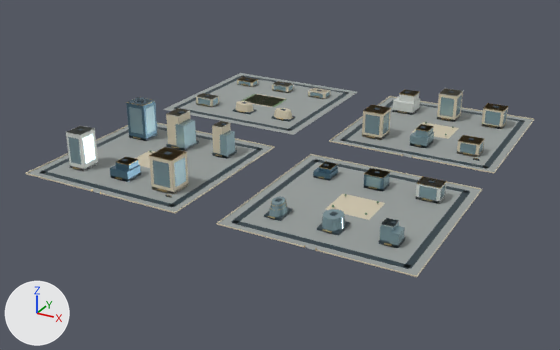
Two versions of the glTF model web/public/assets/3d/ampliworld/GC-CITY-2030/GC-TILE-14-07.glb, one commit apart.
Camera for both pictures: a 50 mm lens placed at (4668.0, 6693.0, 576.0), pointed at (3980.0, 7944.0, -50.0). The axes (+X, +Y, +Z) are drawn at lower left. The lights are the same throughout. The first picture is the older version. Where no turn or scale is listed for an object, it has been applied to the vertices. Vertices at exactly the same position are counted once.

The older version as bpy lines, for what is in view:
```python
ob_gc_tile_14_07_blue = bpy.data.objects.new('GC-TILE-14-07-blue', me_mesh_9)
ob_gc_tile_14_07_blue.location = (0.0, 0.0, 0.0)
ob_gc_tile_14_07_dark = bpy.data.objects.new('GC-TILE-14-07-dark', me_mesh_1)
ob_gc_tile_14_07_dark.location = (0.0, 0.0, 0.0)
ob_gc_tile_14_07_glass = bpy.data.objects.new('GC-TILE-14-07-glass', me_mesh_4)
ob_gc_tile_14_07_glass.location = (0.0, 0.0, 0.0)
ob_gc_tile_14_07_gold = bpy.data.objects.new('GC-TILE-14-07-gold', me_mesh_3)
ob_gc_tile_14_07_gold.location = (0.0, 0.0, 0.0)
ob_gc_tile_14_07_ivory = bpy.data.objects.new('GC-TILE-14-07-ivory', me_mesh_2)
ob_gc_tile_14_07_ivory.location = (0.0, 0.0, 0.0)
ob_gc_tile_14_07_paving = bpy.data.objects.new('GC-TILE-14-07-paving', me_mesh_0)
ob_gc_tile_14_07_paving.location = (0.0, 0.0, 0.0)
ob_gc_tile_14_07_white = bpy.data.objects.new('GC-TILE-14-07-white', me_mesh_5)
ob_gc_tile_14_07_white.location = (0.0, 0.0, 0.0)
```
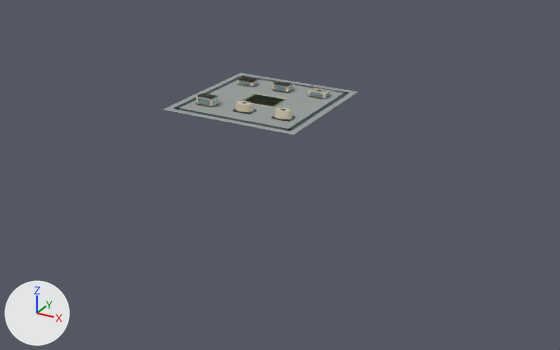
The change in detail:
me_mesh_0 is used by ob_gc_tile_14_07_paving; location (0.0, 0.0, 0.0).
me_mesh_0 had 32 vertices, 48 faces and spanned x 3621.0..4379.0, y 7621.0..8379.0, z 0.0.
me_mesh_0 now has 8 vertices, 12 faces and spans x 3621.0..3959.0, y 8041.0..8379.0, z 0.0.
me_mesh_0 part 1: the loose piece of 8 vertices spanning x 4041.0..4379.0, y 8041.0..8379.0, z 0.0 is deleted.
me_mesh_0 part 2: the loose piece of 8 vertices spanning x 3621.0..3959.0, y 7621.0..7959.0, z 0.0 is deleted.
me_mesh_0 part 3: the loose piece of 8 vertices spanning x 4041.0..4379.0, y 7621.0..7959.0, z 0.0 is deleted.
me_mesh_1 is used by ob_gc_tile_14_07_dark; location (0.0, 0.0, 0.0).
me_mesh_1 had 528 vertices, 792 faces and spanned x 3636.0..4364.0, y 7636.0..8364.0, z 0.0..78.0.
me_mesh_1 now has 128 vertices, 192 faces and spans x 3636.0..3944.0, y 8056.0..8364.0, z 0.0..21.0.
me_mesh_1 part 4: 50 loose pieces with 400 vertices, spanning x 3636.0..4364.0, y 7636.0..8364.0, z 0.0..78.0, are deleted.
me_mesh_2 is used by ob_gc_tile_14_07_ivory; location (0.0, 0.0, 0.0).
me_mesh_2 had 284 vertices, 440 faces and spanned x 3620.0..4380.0, y 7620.0..8380.0, z 0.0..69.0.
me_mesh_2 now has 84 vertices, 140 faces and spans x 3668.0..3912.0, y 8108.0..8316.0, z 0.0..20.0.
me_mesh_2 part 5: 25 loose pieces with 200 vertices, spanning x 3620.0..4380.0, y 7620.0..8380.0, z 0.0..69.0, are deleted.
me_mesh_3 is used by ob_gc_tile_14_07_gold; location (0.0, 0.0, 0.0).
me_mesh_3 had 760 vertices, 1224 faces and spanned x 3667.0..4339.0, y 7620.0..8323.0, z 0.0..77.0.
me_mesh_3 now has 188 vertices, 324 faces and spans x 3667.0..3910.0, y 8104.0..8317.0, z 4.0..17.0.
me_mesh_3 part 6: 61 loose pieces with 572 vertices, spanning x 3668.0..4339.0, y 7620.0..8323.0, z 0.0..77.0, are deleted.
me_mesh_4 is used by ob_gc_tile_14_07_glass; location (0.0, 0.0, 0.0).
me_mesh_4 had 508 vertices, 776 faces and spanned x 3667.0..4332.0, y 7679.0..8324.0, z 0.0..68.0.
me_mesh_4 now has 128 vertices, 192 faces and spans x 3667.0..3913.0, y 8107.0..8317.0, z 2.0..17.0.
me_mesh_4 part 7: 44 loose pieces with 380 vertices, spanning x 3668.0..4332.0, y 7679.0..8324.0, z 0.0..68.0, are deleted.
me_mesh_5 is used by ob_gc_tile_14_07_white; location (0.0, 0.0, 0.0).
me_mesh_5 had 184 vertices, 276 faces and spanned x 3667.0..4331.0, y 7682.0..8325.0, z 0.0..72.0.
me_mesh_5 now has 112 vertices, 168 faces and spans x 3667.0..3913.0, y 8107.0..8317.0, z 0.0..20.0.
me_mesh_5 part 8: 9 loose pieces with 72 vertices, spanning x 3672.0..4331.0, y 7682.0..8325.0, z 0.0..72.0, are deleted.
Object 'GC-TILE-14-07-blue' (ob_gc_tile_14_07_blue) is deleted.

Boxes [x1, y1, x2, y2] around the edits, measured in the pictures (560 x 350 px):
'GC-TILE-14-07-paving', reshaped (61% narrower, 69% shorter): before [28, 73, 533, 276]; after [163, 73, 357, 135]
'GC-TILE-14-07-ivory', reshaped (74% narrower, 79% shorter): before [25, 77, 534, 277]; after [196, 77, 330, 119]
'GC-TILE-14-07-dark', reshaped (64% narrower, 71% shorter): before [40, 75, 525, 269]; after [174, 75, 349, 131]
'GC-TILE-14-07-glass', reshaped (70% narrower, 85% shorter): before [68, 81, 507, 248]; after [198, 81, 330, 106]
'GC-TILE-14-07-white', reshaped (66% narrower, 82% shorter): before [66, 81, 463, 227]; after [196, 81, 331, 106]
'GC-TILE-14-07-blue', deleted: before [110, 97, 390, 191]
'GC-TILE-14-07-gold', reshaped (73% narrower, 75% shorter): before [73, 77, 508, 251]; after [201, 77, 318, 120]
part 1 of me_mesh_0, deleted: before [331, 97, 533, 172]
part 2 of me_mesh_0, deleted: before [28, 124, 273, 212]
part 3 of me_mesh_0, deleted: before [218, 155, 481, 276]
part 4 of me_mesh_1, deleted: before [40, 91, 525, 269]
part 5 of me_mesh_2, deleted: before [25, 88, 534, 277]
part 6 of me_mesh_3, deleted: before [73, 89, 508, 251]
part 7 of me_mesh_4, deleted: before [68, 95, 507, 248]
part 8 of me_mesh_5, deleted: before [66, 88, 463, 227]
